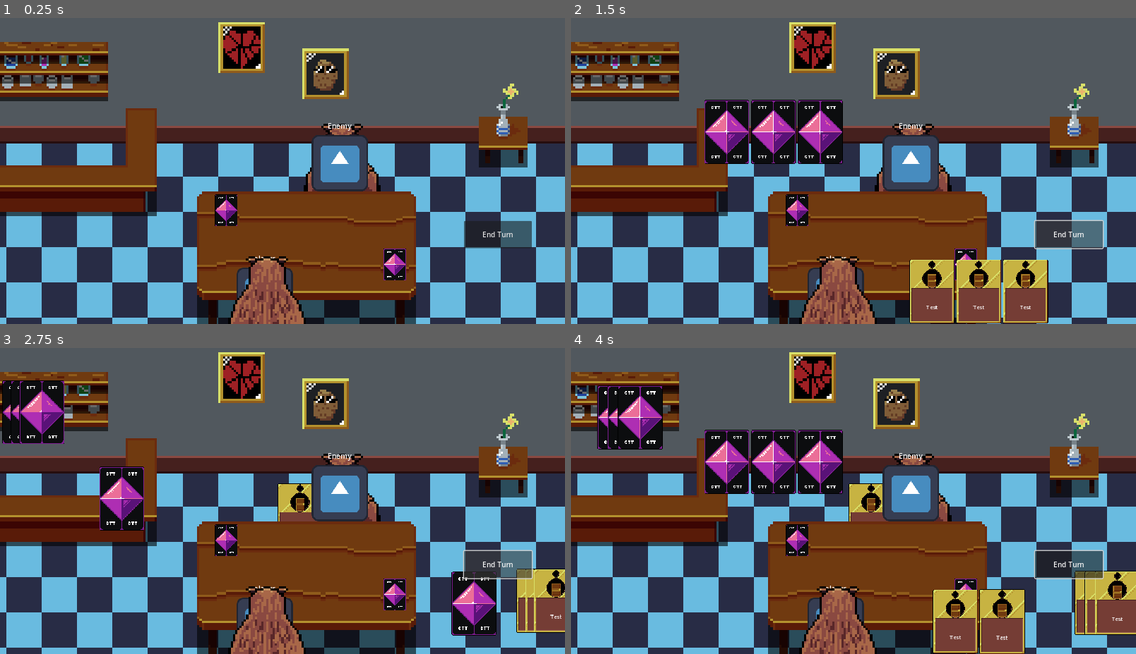
Above: before the commit, frames 1-4 (two rows, left to right).
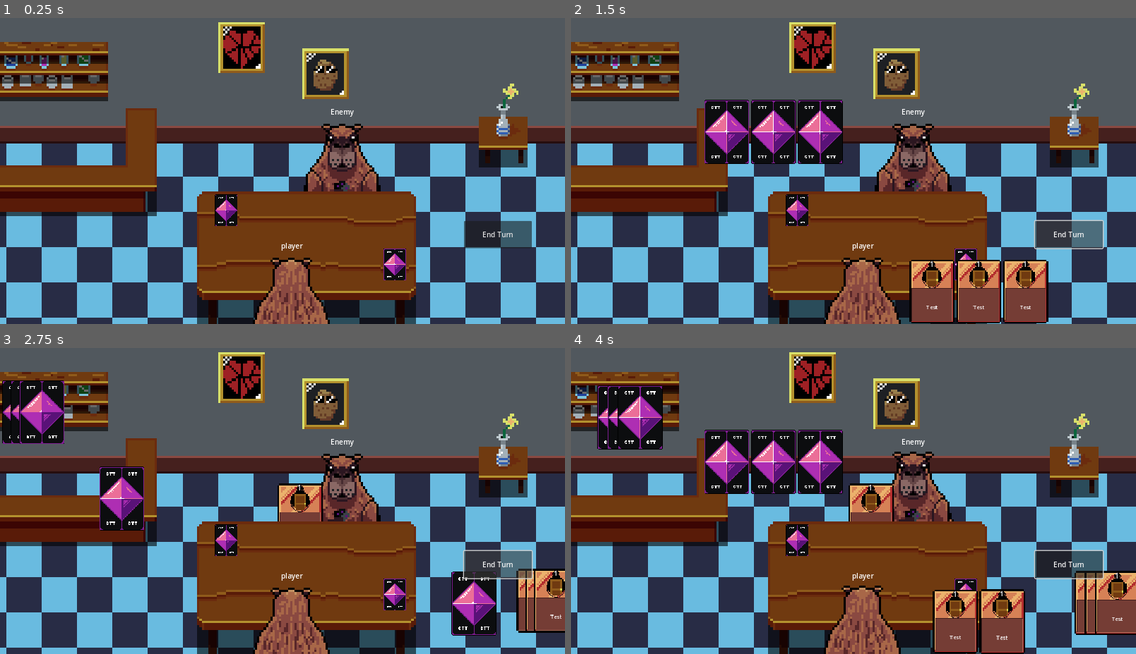
Above: after the commit, the same moments.

Repository: Buckviser/GameJam
Game: Godot game, scene res://scenes/battle_table.tscn
Same seed, same stepped clock (60 frames per second), same inputs: the game is played once before the commit and once after it. The engine's default icon, where the game draws it, is replaced by a stand-in: a white triangle on a blue panel in a dark square.
Inputs (mouse positions are in pixels of both pictures, inside the frame that each line leads up to):
- Up to frame 1 (0.25 s): no input
- Up to frame 2 (1.5 s): click "End Turn" at 0.5 s; click "End Turn" at 1.25 s
- Up to frame 3 (2.75 s): click "End Turn" at 2 s
- Up to frame 4 (4 s): tap Enter at 2.75 s; move the mouse to (1107, 601) at 2.77 s; tap Z at 2.85, 3.6 s; click (1107, 601) at 2.92 s; tap Space at 3.02, 3.77 s; move the mouse to (1000, 620) at 3.52 s; click (1000, 620) at 3.67 s

The runs differ from the first frame. In frame 1, 4.7% of the frame differs, in the area x 40-66%, y 29-100%; in frame 2, 6.9%; in frame 3, 5.9%; in frame 4, 7.8%, in the area x 40-100%, y 29-100%.
Error before the commit: Invalid access to property or key 'card_owner' on a base object of type 'null instance'. (res://scenes/battle_table.tscn::GDScript_si2f6:102)
Error after the commit: Invalid access to property or key 'card_owner' on a base object of type 'null instance'. (res://scenes/battle_table.tscn::GDScript_si2f6:107)

Commit message:
update project

Diff:
--- a/scenes/battle_table.tscn
+++ b/scenes/battle_table.tscn
@@ -1,11 +1,9 @@
-[gd_scene load_steps=8 format=3 uid="uid://1elqayaj0cj6"]
+[gd_scene load_steps=6 format=3 uid="uid://1elqayaj0cj6"]
 
 [ext_resource type="PackedScene" uid="uid://d3we480ibjoa8" path="res://scenes/card.tscn" id="1_sqmq8"]
 [ext_resource type="Texture2D" uid="uid://bmxlpq7w2qae7" path="res://sprites/Cartas_-_fundo.png" id="2_n4edi"]
-[ext_resource type="Texture2D" uid="uid://bb5v17h82eb6u" path="res://sprites/Player.png" id="5_f22fu"]
 [ext_resource type="Texture2D" uid="uid://b1e4xfiddc4jo" path="res://sprites/cenario.png" id="6_6u686"]
 [ext_resource type="Texture2D" uid="uid://x5c24tyujtj7" path="res://sprites/mesa_bar.png" id="6_kp2p7"]
-[ext_resource type="Texture2D" uid="uid://c6kvxsdgcosc3" path="res://sprites/Enemy.png" id="6_qqw5o"]
 
 [sub_resource type="GDScript" id="GDScript_si2f6"]
 script/source = "extends Control
@@ -22,6 +20,8 @@
 @export var _player_deck_node: TextureRect
 @export var _enemy_deck_node: TextureRect
 @export var _used_card_final_position: Marker2D
+@export var _player_position: Marker2D
+@export var _enemy_position: Marker2D
 
 
 # --- Public Variables ---
@@ -62,13 +62,14 @@
 func _ready() -> void:
 	add_to_group(\"battle_table\")
 
-	var player = preload(\"res://scripts/player.tscn\").instantiate()
-	var enemy = preload(\"res://scripts/player.tscn\").instantiate()
+	var player = preload(\"res://scenes/character.tscn\").instantiate()
+	var enemy = preload(\"res://scenes/character.tscn\").instantiate()
 
 	var player_data = Constants.TEST_PLAYER_DATA.duplicate(true)
 	var enemy_data = Constants.TEST_PLAYER_DATA.duplicate(true)
 
 	enemy_data[\"name\"] = \"Enemy\"
+	enemy_data[\"sprite\"] = \"res://sprites/Enemy.png\"
 
 	for i in range(0, 15):
 		player_data[\"deck\"].append(_test_card.duplicate(true))
@@ -96,10 +97,12 @@
 	add_child(p_player)
 
 	_player_obj = p_player
+	p_player.set_character_type(\"player\")
+
 	_enemy_obj = p_enemy
 
-	p_player.position = $Player.position
-	p_enemy.position = $Enemy.position
+	p_player.position = _player_position.position
+	p_enemy.position = _enemy_position.position
 	_player_deck = p_player.deck.duplicate(true)
 	_enemy_deck = p_enemy.deck.duplicate(true)
 	_player_deck.shuffle()
@@ -328,7 +331,7 @@
 	_enemy_turn()
 "
 
-[node name="battle_table" type="Control" node_paths=PackedStringArray("_enemy_hand_container", "_player_hand_container", "_player_deck_node", "_enemy_deck_node", "_used_card_final_position")]
+[node name="battle_table" type="Control" node_paths=PackedStringArray("_enemy_hand_container", "_player_hand_container", "_player_deck_node", "_enemy_deck_node", "_used_card_final_position", "_player_position", "_enemy_position")]
 layout_mode = 3
 anchors_preset = 0
 offset_right = 1280.0
@@ -341,6 +344,8 @@
 _player_deck_node = NodePath("player_deck")
 _enemy_deck_node = NodePath("enemy_deck")
 _used_card_final_position = NodePath("Marker2D")
+_player_position = NodePath("player_position")
+_enemy_position = NodePath("enemy_position")
 metadata/_edit_lock_ = true
 
 [node name="player_deck" type="TextureRect" parent="."]
@@ -396,22 +401,6 @@
 z_index = 1
 position = Vector2(629, 333)
 gizmo_extents = 0.0
-
-[node name="Player" type="Sprite2D" parent="."]
-z_index = 1
-position = Vector2(600, 656)
-scale = Vector2(5, 5)
-texture = ExtResource("5_f22fu")
-hframes = 5
-vframes = 3
-
-[node name="Enemy" type="Sprite2D" parent="."]
-z_index = -1
-position = Vector2(770, 355)
-scale = Vector2(5, 5)
-texture = ExtResource("6_qqw5o")
-hframes = 5
-vframes = 3
 
 [node name="Cenario" type="TextureRect" parent="."]
 z_index = -2
@@ -448,5 +437,11 @@
 offset_bottom = 548.0
 text = "End Turn"
 
+[node name="player_position" type="Marker2D" parent="."]
+position = Vector2(655, 660)
+
+[node name="enemy_position" type="Marker2D" parent="."]
+position = Vector2(770, 355)
+
 [connection signal="gui_input" from="player_deck" to="." method="_on_deck_gui_input"]
 [connection signal="pressed" from="gui/end_turn_button" to="." method="_on_end_turn_button_pressed"]
--- a/scenes/card.tscn
+++ b/scenes/card.tscn
@@ -1,9 +1,14 @@
-[gd_scene load_steps=7 format=3 uid="uid://d3we480ibjoa8"]
+[gd_scene load_steps=12 format=3 uid="uid://d3we480ibjoa8"]
 
 [ext_resource type="Texture2D" uid="uid://bmxlpq7w2qae7" path="res://sprites/Cartas_-_fundo.png" id="1_u8s0t"]
 [ext_resource type="Texture2D" uid="uid://csrgcqn22tgbd" path="res://sprites/Raridade_Cartas_-_Ouro.png" id="3_8edwt"]
+[ext_resource type="Texture2D" uid="uid://chpfrcl0djfps" path="res://sprites/Carta_Raridade_-_Prata.png" id="3_vkk01"]
+[ext_resource type="Texture2D" uid="uid://chlwrw5lsf7u3" path="res://sprites/Carta_Raridade_-_Bronze.png" id="4_1xt0e"]
 [ext_resource type="Texture2D" uid="uid://b0cyfn1734cgu" path="res://sprites/Layout_Cartas.png" id="4_hva5v"]
+[ext_resource type="Texture2D" uid="uid://bx2nxqgynn0bn" path="res://sprites/Carta_-_Piadinha.png" id="4_k38op"]
 [ext_resource type="Texture2D" uid="uid://2xx4gw3rqnlw" path="res://sprites/Tipo_de_Piada_-_Toc_Toc.png" id="5_ju462"]
+[ext_resource type="Texture2D" uid="uid://cmcq60j1ae44a" path="res://sprites/Carta_-_Toc_Toc.png" id="5_vwhxw"]
+[ext_resource type="Texture2D" uid="uid://x5phimer2iwn" path="res://sprites/Carta_-_Trocadilho.png" id="6_t1frb"]
 
 [sub_resource type="GDScript" id="GDScript_67sht"]
 script/source = "extends Control
@@ -17,11 +22,13 @@
 
 
 # --- Exported Variables ---
-@export var _back_card_texture: Texture2D
 @export var _gold_card_texture: Texture2D
 @export var _silver_card_texture: Texture2D
 @export var _bronze_card_texture: Texture2D
 
+@export var _piadinha_texture: Texture2D
+@export var _toctoc_texture: Texture2D
+@export var _trocadilho_texture: Texture2D
 
 @export var _card_description_label: Label
 @export var _card_back_node: TextureRect
@@ -33,6 +40,7 @@
 # --- Public Variables ---
 var is_on_hand := false
 var card_owner: Character
+var card_power: int
 
 
 # --- Private Variables ---
@@ -61,6 +69,28 @@
 	_card_rarity = p_dict_info[\"rarity\"]
 
 	_card_description_label.text = _card_text
+	$info_window/cost.text = str(_card_cost)
+	_solve_card_power()
+
+	match _card_rarity:
+		1:
+			_card_rarity_node.texture = _bronze_card_texture
+
+		2:
+			_card_rarity_node.texture = _silver_card_texture
+
+		3:
+			_card_rarity_node.texture = _gold_card_texture
+
+	match  _card_type:
+		Constants.JokesTypes.TOC_TOC:
+			_card_type_node.texture = _toctoc_texture
+
+		Constants.JokesTypes.PIADINHAS:
+			_card_type_node.texture = _piadinha_texture
+
+		Constants.JokesTypes.TROCADILHO:
+			_card_type_node.texture = _trocadilho_texture
 
 
 func get_card_data() -> Dictionary:
@@ -113,12 +143,40 @@
 	emit_signal(\"flip_finished\")
 
 
-func _invert_card(p_time: float = 0.0) -> void:
-	pass
-
-
 # --- Private Functions ---
 # - Common Use Functions -
+func _solve_card_power() -> void:
+	if _card_rarity == 1:
+		if _card_cost == 1:
+			card_power = 3
+
+		elif _card_cost == 2:
+			card_power = 4
+
+		elif _card_cost == 3:
+			card_power = 6
+
+	elif _card_rarity == 2:
+		if _card_cost == 1:
+			card_power = 5
+
+		elif _card_cost == 2:
+			card_power = 7
+
+		elif _card_cost == 3:
+			card_power = 9
+
+	elif _card_rarity == 3:
+		if _card_cost == 1:
+			card_power = 8
+
+		elif _card_cost == 2:
+			card_power = 10
+
+		elif _card_cost == 3:
+			card_power = 11
+
+
 # - Setget Functions -
 # - Signal Functions -
 "
@@ -138,8 +196,12 @@
 size_flags_horizontal = 4
 size_flags_vertical = 4
 script = SubResource("GDScript_67sht")
-_back_card_texture = ExtResource("1_u8s0t")
 _gold_card_texture = ExtResource("3_8edwt")
+_silver_card_texture = ExtResource("3_vkk01")
+_bronze_card_texture = ExtResource("4_1xt0e")
+_piadinha_texture = ExtResource("4_k38op")
+_toctoc_texture = ExtResource("5_vwhxw")
+_trocadilho_texture = ExtResource("6_t1frb")
 _card_description_label = NodePath("info_window/card_description")
 _card_back_node = NodePath("back")
 _card_rarity_node = NodePath("rarity")
@@ -183,6 +245,15 @@
 autowrap_mode = 3
 clip_text = true
 
+[node name="cost" type="Label" parent="info_window"]
+layout_mode = 0
+offset_left = 43.0
+offset_top = -2.0
+offset_right = 58.0
+offset_bottom = 24.0
+horizontal_alignment = 1
+vertical_alignment = 1
+
 [node name="type" type="TextureRect" parent="."]
 visible = false
 layout_mode = 0
--- /dev/null
+++ b/scenes/character.tscn
@@ -0,0 +1,70 @@
+[gd_scene load_steps=7 format=3 uid="uid://c282fg8ptxd2n"]
+
+[ext_resource type="Script" path="res://scripts/character.gd" id="1_mukhl"]
+[ext_resource type="Texture2D" uid="uid://bb5v17h82eb6u" path="res://sprites/Player.png" id="2_tynyl"]
+
+[sub_resource type="LabelSettings" id="LabelSettings_11p1o"]
+
+[sub_resource type="Animation" id="Animation_c4qmq"]
+resource_name = "idle"
+length = 1.5
+loop_mode = 1
+step = 0.3
+tracks/0/type = "value"
+tracks/0/imported = false
+tracks/0/enabled = true
+tracks/0/path = NodePath("Sprite2D:frame")
+tracks/0/interp = 1
+tracks/0/loop_wrap = true
+tracks/0/keys = {
+"times": PackedFloat32Array(0, 0.3, 0.6, 0.9, 1.2),
+"transitions": PackedFloat32Array(1, 1, 1, 1, 1),
+"update": 1,
+"values": [0, 1, 2, 3, 4]
+}
+
+[sub_resource type="Animation" id="Animation_f2kuo"]
+length = 0.001
+tracks/0/type = "value"
+tracks/0/imported = false
+tracks/0/enabled = true
+tracks/0/path = NodePath("Sprite2D:frame")
+tracks/0/interp = 1
+tracks/0/loop_wrap = true
+tracks/0/keys = {
+"times": PackedFloat32Array(0),
+"transitions": PackedFloat32Array(1),
+"update": 1,
+"values": [0]
+}
+
+[sub_resource type="AnimationLibrary" id="AnimationLibrary_ax4cp"]
+_data = {
+"RESET": SubResource("Animation_f2kuo"),
+"idle": SubResource("Animation_c4qmq")
+}
+
+[node name="character" type="Node2D"]
+script = ExtResource("1_mukhl")
+
+[node name="Sprite2D" type="Sprite2D" parent="."]
+z_index = -1
+scale = Vector2(5, 5)
+texture = ExtResource("2_tynyl")
+hframes = 5
+vframes = 3
+
+[node name="Label" type="Label" parent="."]
+offset_left = -60.0
+offset_top = -128.0
+offset_right = 72.0
+offset_bottom = -105.0
+label_settings = SubResource("LabelSettings_11p1o")
+horizontal_alignment = 1
+vertical_alignment = 1
+
+[node name="AnimationPlayer" type="AnimationPlayer" parent="."]
+autoplay = "idle"
+libraries = {
+"": SubResource("AnimationLibrary_ax4cp")
+}
--- a/scripts/character.gd
+++ b/scripts/character.gd
@@ -10,6 +10,8 @@
 
 # --- Public Variables ---
 var player_name: String = "Matheus"
+var current_health: int
+var max_health := 100
 var resistences := {}
 var draw_amount := 3
 var max_locks := 1
@@ -33,13 +35,27 @@
 
 func load_player_data(p_data: Dictionary) -> void:
 	player_name = p_data["name"]
+	$Sprite2D.texture = load(p_data["sprite"])
+	max_health = p_data["max_health"]
 	resistences = p_data["resistences"]
 	draw_amount = p_data["draw_amount"]
 	max_locks = p_data["max_locks"]
 	deck = p_data["deck"]
 
 	locks_remaining = max_locks
+	current_health = max_health
 	$Label.text = player_name
+
+func play_animation(p_anim_name: String) -> void:
+	$AnimationPlayer.play(p_anim_name)
+
+
+func set_character_type(p_type: String) -> void:
+	if p_type == "player":
+		$Sprite2D.z_index = 1
+
+	else:
+		$Sprite2D.z_index = -1
 
 
 # --- Private Functions ---
--- a/scripts/constants.gd
+++ b/scripts/constants.gd
@@ -10,8 +10,10 @@
 
 const TEST_PLAYER_DATA := {
 	"name": "player",
-	"resistences": {JokesTypes.TOC_TOC: 10, JokesTypes.TROCADILHO: 10,
-	JokesTypes.PIADINHAS: 10},
+	"sprite": "res://sprites/Player.png",
+	"max_health": 100,
+	"resistences": {JokesTypes.TOC_TOC: 1, JokesTypes.TROCADILHO: 1,
+	JokesTypes.PIADINHAS: 1},
 	"draw_amount": 3,
 	"max_locks": 1,
 	"deck": []}
--- a/scripts/player.tscn
+++ /dev/null
@@ -1,21 +0,0 @@
-[gd_scene load_steps=4 format=3 uid="uid://c282fg8ptxd2n"]
-
-[ext_resource type="Script" path="res://scripts/character.gd" id="1_4erv5"]
-[ext_resource type="Texture2D" uid="uid://cvmsfurc532oc" path="res://icon.svg" id="2_ewkfj"]
-
-[sub_resource type="LabelSettings" id="LabelSettings_11p1o"]
-
-[node name="player" type="Node2D"]
-script = ExtResource("1_4erv5")
-
-[node name="Sprite2D" type="Sprite2D" parent="."]
-texture = ExtResource("2_ewkfj")
-
-[node name="Label" type="Label" parent="."]
-offset_left = -66.0
-offset_top = -96.0
-offset_right = 66.0
-offset_bottom = -73.0
-label_settings = SubResource("LabelSettings_11p1o")
-horizontal_alignment = 1
-vertical_alignment = 1
